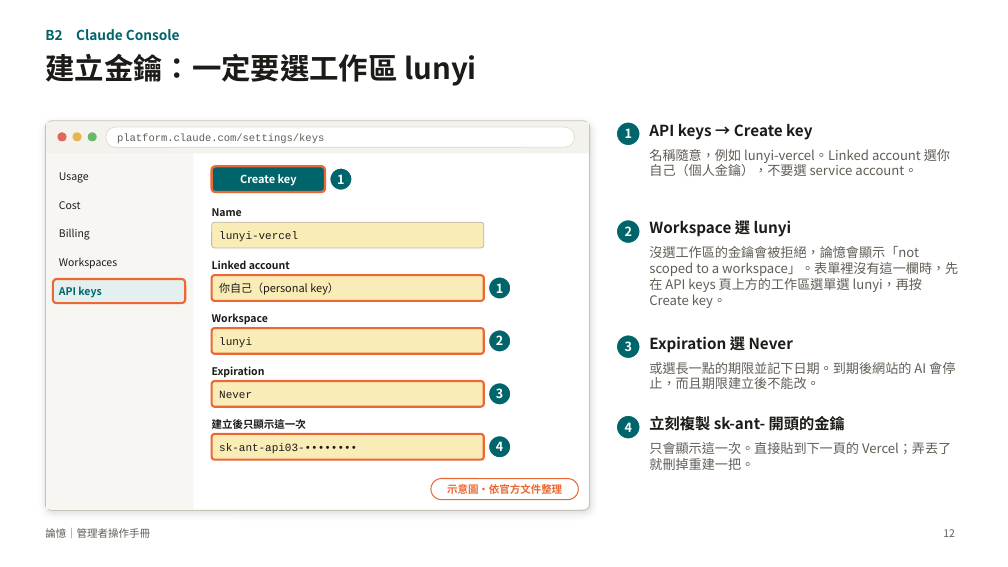
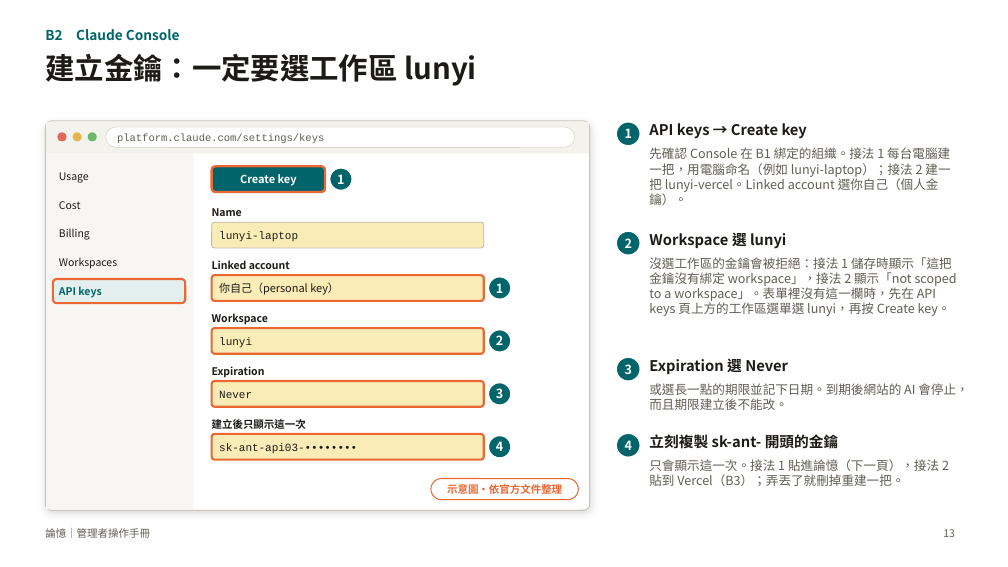
Before and after one commit to charleslin2003-prog/Journal-Article-Memory-Tool, a slide deck: slide 13 of docs/管理者操作手冊_論憶.pptx (slide 12 before the commit). Drawn at 1008x567 pixels with LibreOffice and Linux fonts; fonts in the diff are those of the drawing. Boxes give left, top, right and bottom in pixels: in the first picture for what was removed or moved away, otherwise in the second. Text is boxed around its words. In the diff, an @@ line names an element or a change of style, - is before the commit and + after.

```diff
--- a/docs/管理者操作手冊_論憶.pptx
+++ b/docs/管理者操作手冊_論憶.pptx
@@ text at (649, 147, 950, 205): text changed; size 12.5 to 12 pt @@
-名稱隨意，例如 lunyi-vercel。Linked account 選你自己（個人金鑰），不要選 service account。
+先確認 Console 在 B1 綁定的組織。接法 1 每台電腦建一把，用電腦命名（例如 lunyi-laptop）；接法 2 建一把 lunyi-vercel。Linked account 選你自己（個人金鑰）。
@@ text at (219, 231, 298, 242): text changed @@
-lunyi-vercel
+lunyi-laptop
@@ 2 texts, 1 ellipse: place and size @@
-2 texts, 1 ellipse at (616, 218, 792, 243)
+2 texts, 1 ellipse at (616, 230, 786, 256)
@@ text at (649, 257, 957, 316): text changed; size 12.5 to 12 pt @@
-沒選工作區的金鑰會被拒絕，論憶會顯示「not scoped to a workspace」。表單裡沒有這一欄時，先在 API keys 頁上方的工作區選單選 lunyi，再按 Create key。
+沒選工作區的金鑰會被拒絕：接法 1 儲存時顯示「這把金鑰沒有綁定 workspace」，接法 2 顯示「not scoped to a workspace」。表單裡沒有這一欄時，先在 API keys 頁上方的工作區選單選 lunyi，再按 Create key。
@@ 5 texts, 2 ellipses: place and size @@
-5 texts, 2 ellipses at (616, 333, 955, 439)
+5 texts, 2 ellipses at (616, 356, 968, 457)
@@ size 14.5 to 14 pt in 4 elements at (649, 123, 807, 139), (649, 230, 786, 249), (649, 432, 839, 451), (649, 356, 788, 375) @@
@@ text "或選長一點的期限並記下日期。到期後網站的 AI 會停止，而且期限建立後不能改。" at (649, 383, 968, 410): size 12.5 to 12 pt @@
@@ text at (649, 459, 949, 486): text changed; size 12.5 to 12 pt @@
-只會顯示這一次。直接貼到下一頁的 Vercel；弄丟了就刪掉重建一把。
+只會顯示這一次。接法 1 貼進論憶（下一頁），接法 2 貼到 Vercel（B3）；弄丟了就刪掉重建一把。
```
Also in this commit, not shown: 11 other slides changed, 3 slides added, 1 slide removed, 3 other files.
